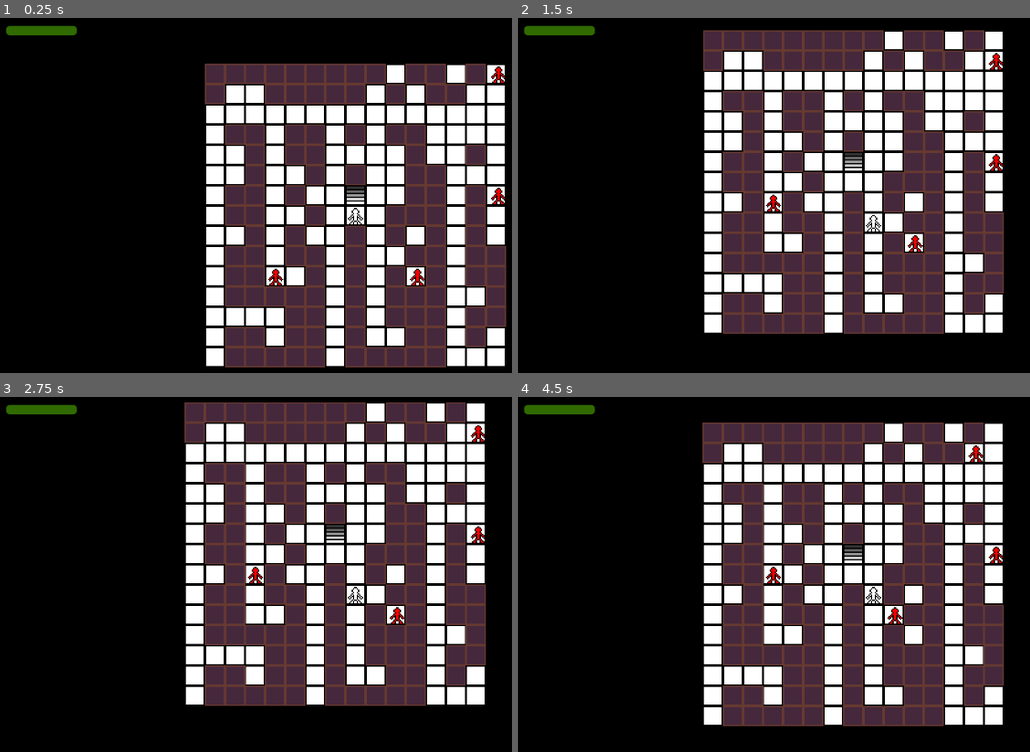
Above: before the commit, frames 1-4 (two rows, left to right).
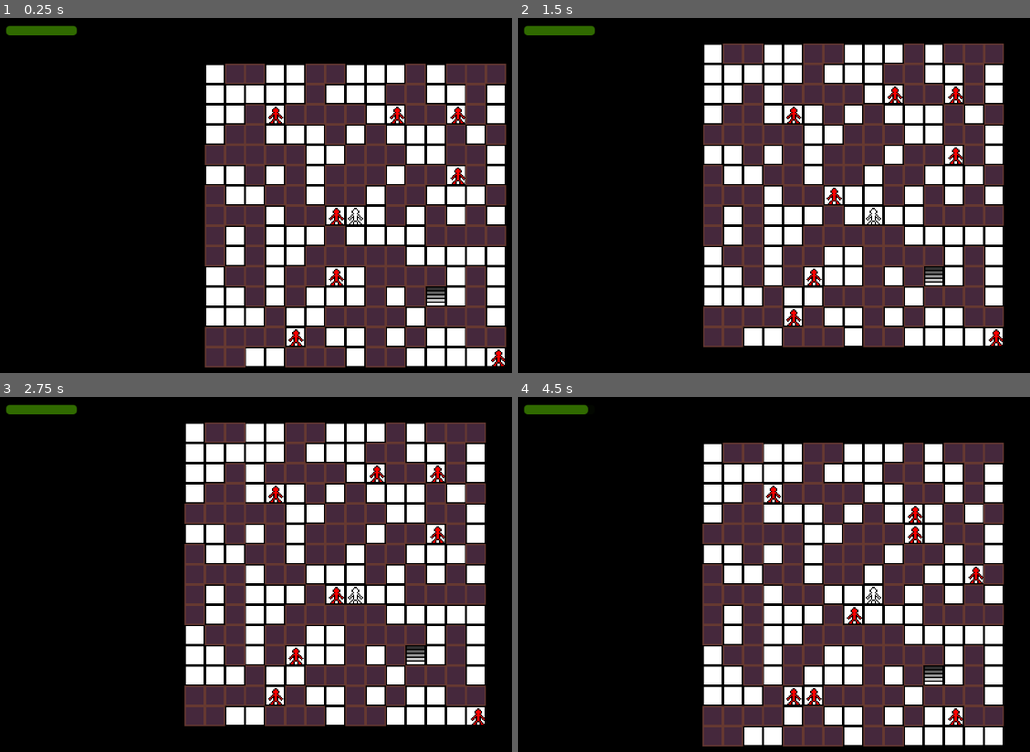
Above: after the commit, the same moments.

Repository: RW7231/Experimental-Game-V2-D-
Game: Godot game, scene res://Overworld.tscn
Same seed, same stepped clock (60 frames per second), same inputs: the game is played once before the commit and once after it.
Inputs:
- Up to frame 1 (0.25 s): no input
- Up to frame 2 (1.5 s): tap Enter at 0.5 s; hold C (DownRight) 0.53-1.28 s; hold S (Stay) 0.53-1.28 s; hold X (Down) from 1.28 s (still down); tap S (Stay) at 1.35 s
- Up to frame 3 (2.75 s): release X (Down) at 2.03 s; hold C (DownRight) from 2.03 s (still down); hold S (Stay) from 2.03 s (still down)
- Up to frame 4 (4.5 s): tap Space at 2.75 s; release C (DownRight) at 2.78 s; release S (Stay) at 2.78 s; hold W (Up) 2.78-3.53 s; tap S (Stay) at 2.85, 4.35 s; hold S (Stay) 3.53-4.28 s; hold Z (DownLeft) from 3.53 s (still down); tap Enter at 4.25 s

The runs differ from the first frame. In frame 1, 27% of the frame differs, in the area x 39-99%, y 12-99%; in frame 2, 34%, in the area x 36-96%, y 3-93%; in frame 3, 30%; in frame 4, 30%.

Commit message:
Updated README and others
Changed logging system, enabled random sizes for map generation, and slightly adjusted map generation in general

Diff:
--- a/Prefabs/enemy.tscn
+++ b/Prefabs/enemy.tscn
@@ -5,6 +5,5 @@
 
 [node name="Enemy" type="Sprite2D"]
 top_level = true
-z_index = 100
 texture = ExtResource("1_e4cmr")
 script = ExtResource("2_dujcw")
--- a/Scripts/OverworldMap.gd
+++ b/Scripts/OverworldMap.gd
@@ -56,9 +56,9 @@
 			if i != playerpos[0] or j != playerpos[1]:
 
 				# generate a random number between 0 and 99
-				# if it is less than 10, generate a wall, otherwise generate a blank space
+				# if it is less than 50, generate a wall, otherwise generate a blank space
 				# additionally we shoud prevent a wall from spawning on a player, that would be weird
-				if (randi() % 100) < 70 and worldGrid[i][j] == 0:
+				if (randi() % 100) < 50 and worldGrid[i][j] == 0:
 					gridpiece = WallObject.instantiate()
 					tileGrid[i][j] = gridpiece
 					worldGrid[i][j] = 1
@@ -90,15 +90,17 @@
 				# add this gridpiece to the scene and array
 			add_child(gridpiece)
 
-
+	# once the basic map has been generated, correct any mistakes
 	checkMap()
+
+	# place an exit so the player can go to next level
+	placeExit()
 
 
 func checkMap():
 	# one more thing, fix up the map
 	# it isn't very fun when a player gets softlocked because the walls spawned in all directions around them
 	# in the off chance a part of the map gets blocked off, I want to recover
-	# WIP for now
 
 	knownValidPositions = []
 
@@ -114,8 +116,6 @@
 				# if no path was found then fix the map
 				if not pathFound:
 					fixMap([i, j], [2, 2])
-
-	placeExit()
 
 
 func placeExit():
@@ -293,16 +293,26 @@
 
 func generateNewMap():
 
+	# start difficulty at 1 and increase for each new level
 	difficulty += 1
+
+	# every time new level is generated, randomly determine size
+	size = randi_range(10, 20)
+
+	# clear out all children currently in the map node
 	for child in self.get_children():
 		child.queue_free()
 
+	# clear out the arrays so we can start over
 	worldGrid.clear()
 	tileGrid.clear()
 	enemies.clear()
 
+	# generate 2d arrays for the "physical" world and the data world
 	worldGrid = make2dArray()
 	tileGrid = make2dArray()
+
+	# spawn the player and put them into the game once the map is generated
 	player = PlayerObject.instantiate()
 	player.setStartPos(size/2)
 
--- a/Scripts/Player.gd
+++ b/Scripts/Player.gd
@@ -41,9 +41,11 @@
 		print("An Enemy tried to attack you but missed")
 		return
 
-	health -= (amount * (amount/defense))
+	var damage = (amount * (amount/defense))
+
+	health -= damage
 	healthBarChange()
-	print("You have been hit!")
+	print("You have been hit for ", damage)
 	if health <= 0:
 		print("GAME OVER")
 		dead = true
@@ -76,7 +78,6 @@
 		# check to see if there is an enemy here, if so attack without moving
 		var possibleFoe = map.isFoeHere(desiredPos)
 		if possibleFoe != null:
-			print("You attack an enemy!")
 			map.attackFoe(possibleFoe)
 			validAction = true
 
@@ -91,7 +92,6 @@
 		# check to see if there is an enemy here, if so attack without moving
 		var possibleFoe = map.isFoeHere(desiredPos)
 		if possibleFoe != null:
-			print("You attack an enemy!")
 			map.attackFoe(possibleFoe)
 			validAction = true
 
@@ -106,7 +106,6 @@
 		# check to see if there is an enemy here, if so attack without moving
 		var possibleFoe = map.isFoeHere(desiredPos)
 		if possibleFoe != null:
-			print("You attack an enemy!")
 			map.attackFoe(possibleFoe)
 			validAction = true
 
@@ -122,7 +121,6 @@
 		# check to see if there is an enemy here, if so attack without moving
 		var possibleFoe = map.isFoeHere(desiredPos)
 		if possibleFoe != null:
-			print("You attack an enemy!")
 			map.attackFoe(possibleFoe)
 			validAction = true
 
@@ -137,7 +135,6 @@
 		# check to see if there is an enemy here, if so attack without moving
 		var possibleFoe = map.isFoeHere(desiredPos)
 		if possibleFoe != null:
-			print("You attack an enemy!")
 			map.attackFoe(possibleFoe)
 			validAction = true
 
@@ -152,7 +149,6 @@
 		# check to see if there is an enemy here, if so attack without moving
 		var possibleFoe = map.isFoeHere(desiredPos)
 		if possibleFoe != null:
-			print("You attack an enemy!")
 			map.attackFoe(possibleFoe)
 			validAction = true
 
@@ -167,7 +163,6 @@
 		# check to see if there is an enemy here, if so attack without moving
 		var possibleFoe = map.isFoeHere(desiredPos)
 		if possibleFoe != null:
-			print("You attack an enemy!")
 			map.attackFoe(possibleFoe)
 			validAction = true
 
@@ -182,7 +177,6 @@
 		# check to see if there is an enemy here, if so attack without moving
 		var possibleFoe = map.isFoeHere(desiredPos)
 		if possibleFoe != null:
-			print("You attack an enemy!")
 			map.attackFoe(possibleFoe)
 			validAction = true
 
--- a/Scripts/enemy.gd
+++ b/Scripts/enemy.gd
@@ -41,7 +41,10 @@
 		print("You missed an enemy...")
 		return
 
-	health -= (amount * (amount/defense))
+	var damage = (amount * (amount/defense))
+
+	health -= damage
+	print("You attack an enemy and hit for ", damage)
 
 	isAlive()
 
Not shown, changed: README.md
